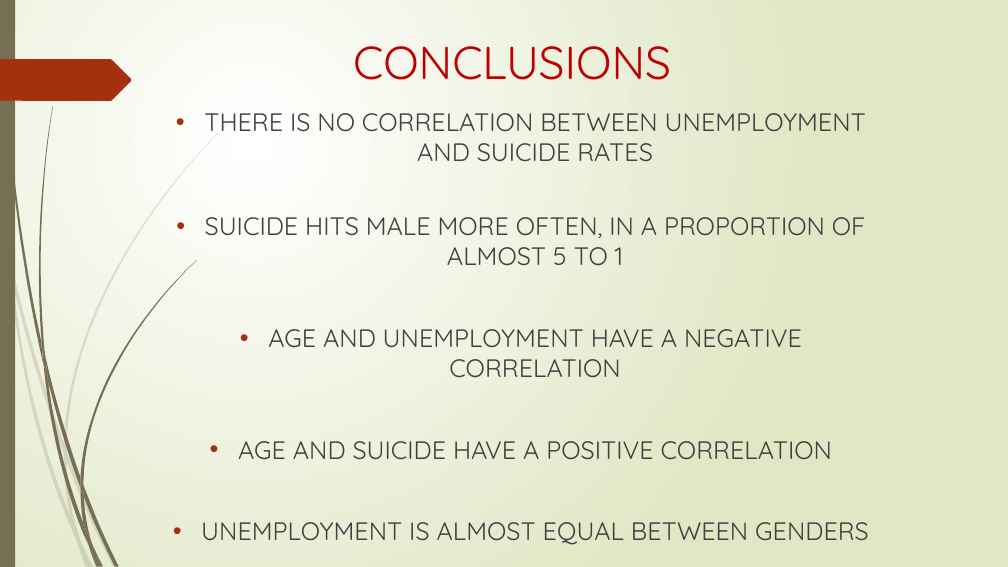
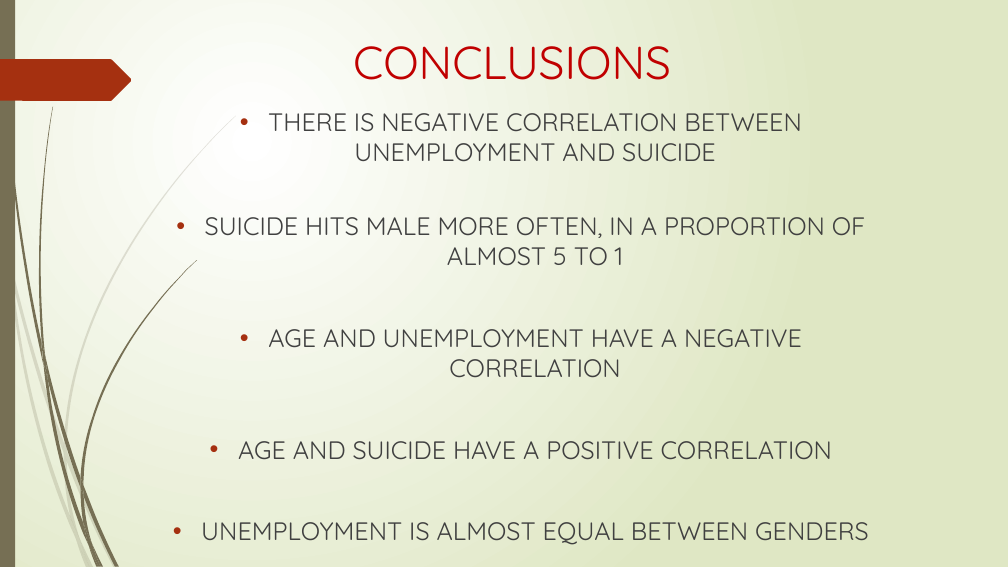
Before and after one commit to DanielDelValle/Project_EDA_Unemp-Suic, a slide deck: slide 16 of documentation/DVG_Presentation.pptx (slide 15 before the commit). Drawn at 1008x567 pixels with LibreOffice and Linux fonts; fonts in the diff are those of the drawing. Boxes give left, top, right and bottom in pixels: in the first picture for what was removed or moved away, otherwise in the second. Text is boxed around its words. In the diff, an @@ line names an element or a change of style, - is before the commit and + after.

```diff
--- a/documentation/DVG_Presentation.pptx
+++ b/documentation/DVG_Presentation.pptx
@@ text at [268,113,802,162]: text changed @@
-• THERE IS NO CORRELATION BETWEEN UNEMPLOYMENT AND SUICIDE RATES
+• THERE IS NEGATIVE CORRELATION BETWEEN UNEMPLOYMENT AND SUICIDE
```
Also in this commit, not shown: 2 other slides changed, 1 slide removed, 33 other files.
